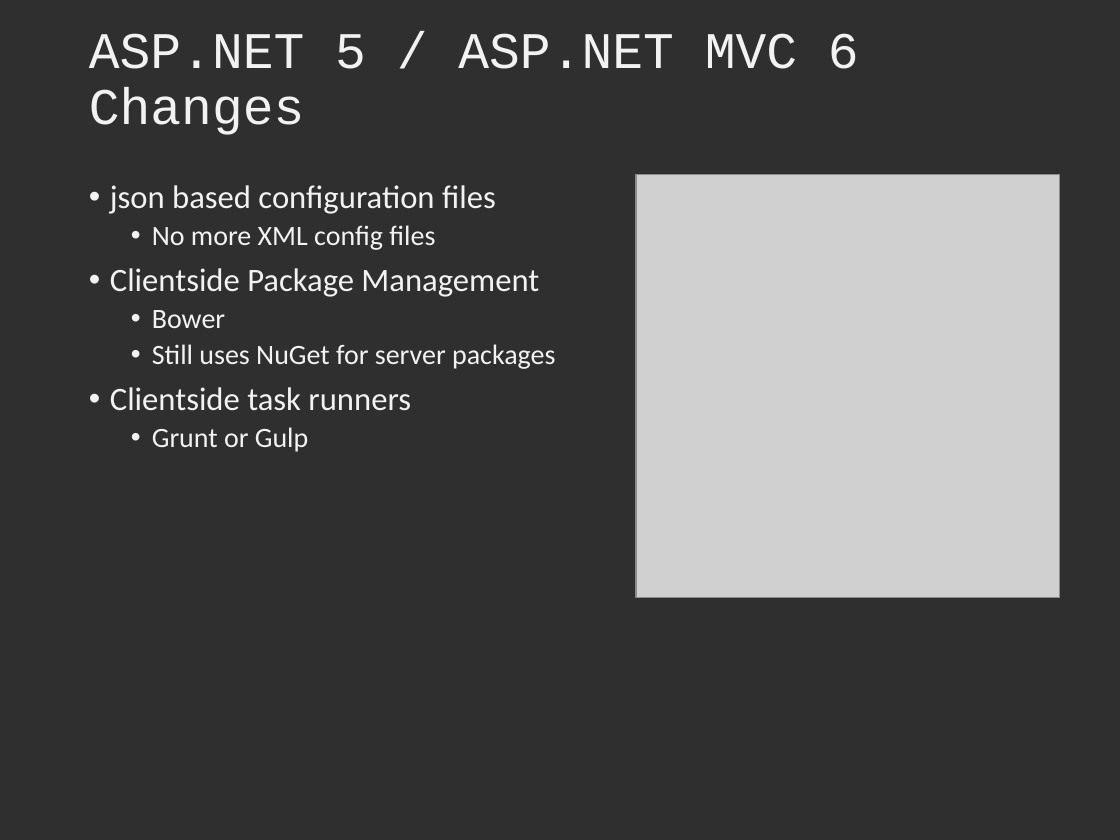
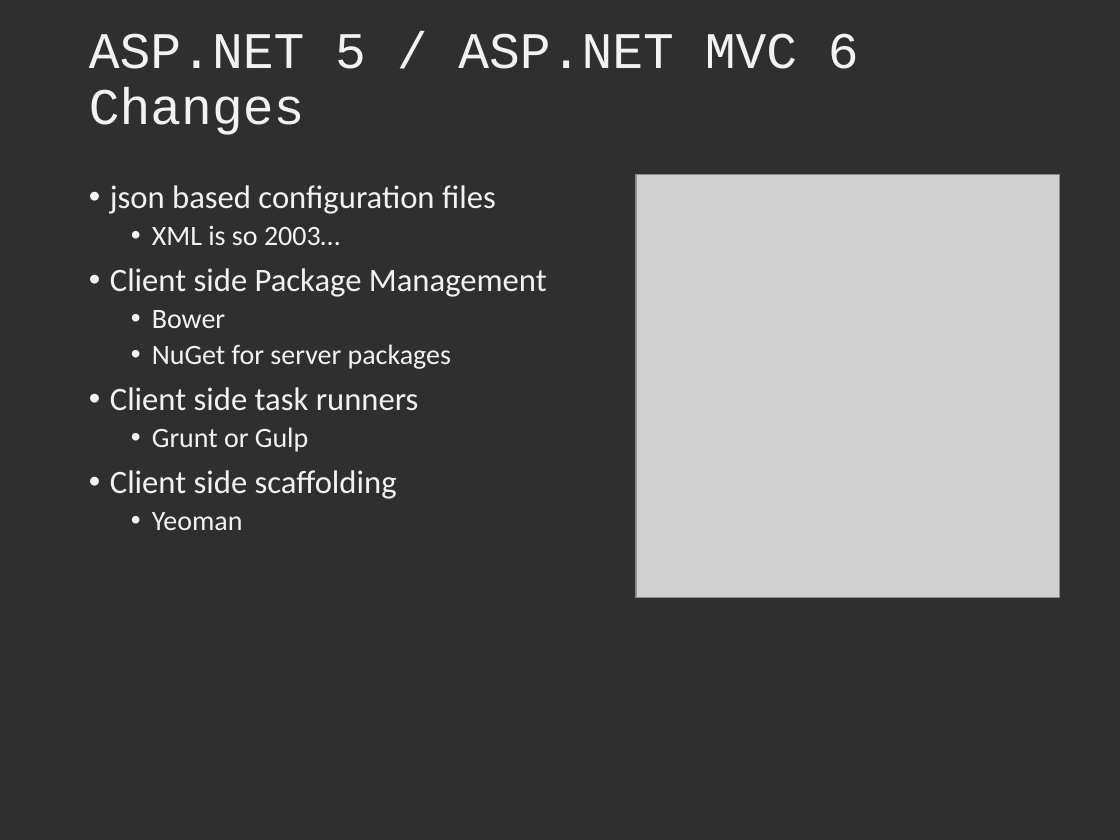
Before and after one commit to DustinEwers/dot-net-mvc-ui-demos, a slide deck: slide 12 of Slides/MVC UI Slides.pptx. Drawn at 1120x840 pixels with LibreOffice and Linux fonts; fonts in the diff are those of the drawing; grey boxes stand for pictures. Boxes give left, top, right and bottom in pixels: in the first picture for what was removed or moved away, otherwise in the second. Text is boxed around its words. In the diff, an @@ line names an element or a change of style, - is before the commit and + after.

Commit message:
JS and slide updates

```diff
--- a/Slides/MVC UI Slides.pptx
+++ b/Slides/MVC UI Slides.pptx
@@ text at box(110, 226, 547, 297): text changed @@
-  • No more XML config files
-• Clientside Package Management
+  • XML is so 2003…
+• Client side Package Management
@@ text at box(110, 344, 451, 411): text changed @@
-  • Still uses NuGet for server packages
-• Clientside task runners
+  • NuGet for server packages
+• Client side task runners
@@ text at box(110, 470, 397, 530): paragraphs added @@
+• Client side scaffolding
+  • Yeoman
```
Also in this commit, not shown: 5 other slides changed, 3 other files.
